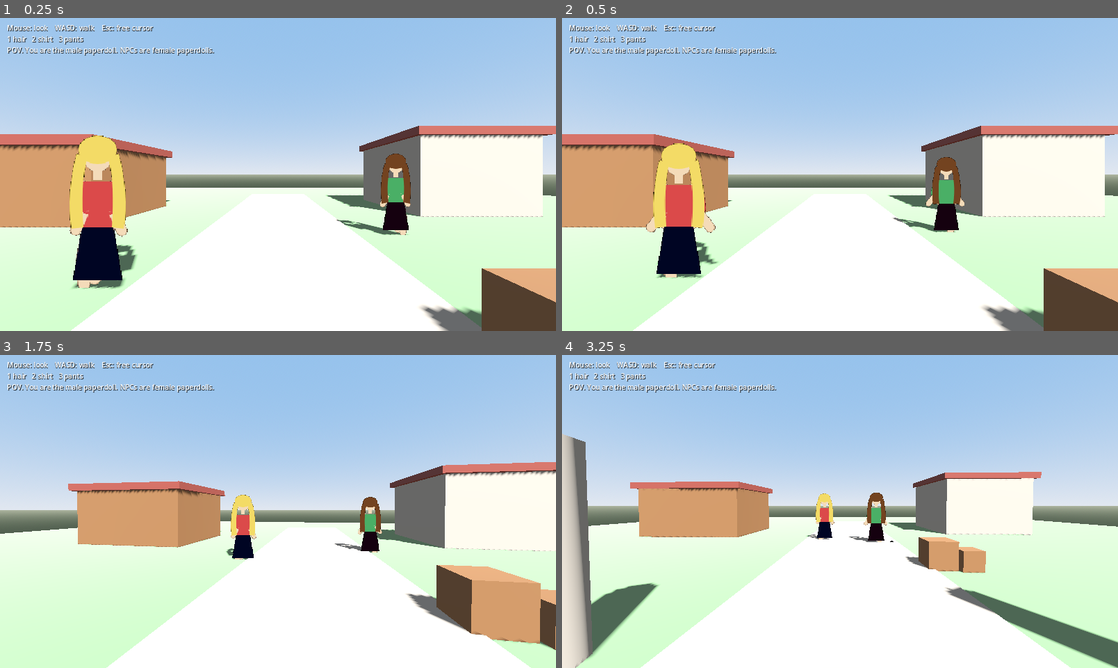
Above: before the commit, frames 1-4 (two rows, left to right).
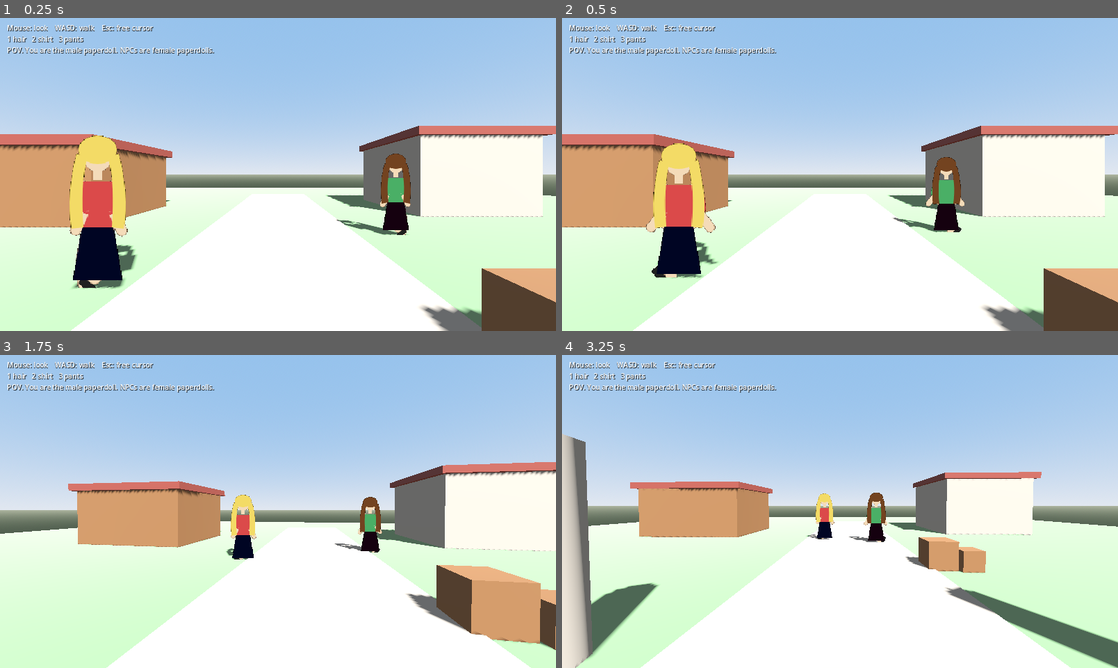
Above: after the commit, the same moments.

Repository: Fred4R/paperdoll-25d
Game: Godot game, scene res://scenes/main.tscn
Same seed, same stepped clock (60 frames per second), same inputs: the game is played once before the commit and once after it.
Inputs (mouse positions are in pixels of both pictures, inside the frame that each line leads up to):
- Up to frame 1 (0.25 s): no input
- Up to frame 2 (0.5 s): no input
- Up to frame 3 (1.75 s): move the mouse to (305, 511) at 0.52 s; hold W (move_forward) from 0.53 s (still down); tap 1 (cycle_hair) at 0.6 s; move the mouse to (250, 511) at 1.27 s; tap 3 (cycle_pants) at 1.35 s
- Up to frame 4 (3.25 s): keep holding W (move_forward); move the mouse to (851, 505) at 2.02 s; tap 2 (cycle_shirt) at 2.1 s; move the mouse to (834, 517) at 2.77 s; tap 1 (cycle_hair) at 2.85 s

The runs differ from the first frame. In frame 1, less than 0.1% of the frame differs, in the area x 14-74%, y 67-87%; in frame 2, less than 0.1%; in frame 3, less than 0.1%; in frame 4, less than 0.1%.

Commit message:
Seat shoes on the shin after the knee split

Diff:
--- a/scenes/paperdoll.tscn
+++ b/scenes/paperdoll.tscn
@@ -51,7 +51,7 @@
 
 [node name="Shoe" type="Sprite2D" parent="LegL/Knee"]
 centered = false
-offset = Vector2(-11, 28)
+offset = Vector2(-11, 0)
 texture = ExtResource("5_shoe")
 
 [node name="LegR" type="Node2D" parent="."]
@@ -90,7 +90,7 @@
 
 [node name="Shoe" type="Sprite2D" parent="LegR/Knee"]
 centered = false
-offset = Vector2(-11, 28)
+offset = Vector2(-11, 0)
 texture = ExtResource("5_shoe")
 
 [node name="Body" type="Sprite2D" parent="."]
--- a/scripts/paperdoll.gd
+++ b/scripts/paperdoll.gd
@@ -173,7 +173,9 @@
 		_half(shin, false)
 		pivot.get_node("Knee").position = Vector2(0, mid)
 		var shoe: Sprite2D = pivot.get_node("Knee/Shoe")
-		shoe.position = Vector2(0, shin.region_rect.size.y)
+		var shoe_size := shoe.texture.get_size()
+		shoe.offset = Vector2(-shoe_size.x * 0.5, 0)
+		shoe.position = Vector2(0, shin.region_rect.size.y - 2.0)
 		var show_pants := not female
 		for cloth_path in ["ThighCloth", "Knee/ShinCloth"]:
 			var cloth: Sprite2D = pivot.get_node(cloth_path)
@@ -191,7 +193,10 @@
 		var mid := _half(upper, true)
 		_half(forearm, false)
 		pivot.get_node("Elbow").position = Vector2(0, mid)
-		pivot.get_node("Sleeve").modulate = SHIRT_COLORS[shirt_i]
+		var sleeve: Sprite2D = pivot.get_node("Sleeve")
+		sleeve.modulate = SHIRT_COLORS[shirt_i]
+		var sleeve_size := sleeve.texture.get_size()
+		sleeve.offset = Vector2(-sleeve_size.x * 0.5, 0)
 
 func _half(sprite: Sprite2D, top: bool) -> float:
 	var size := sprite.texture.get_size()
